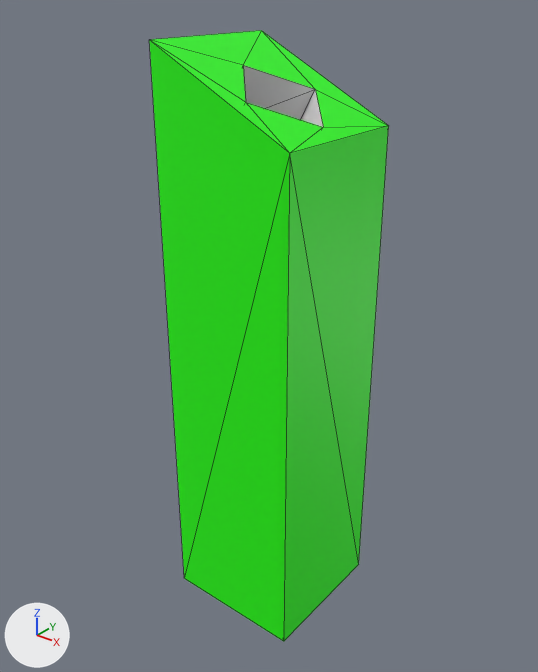
Before and after pictures for a commit that changed the glTF model blender/gCubeConsole.gltf.
Before and after are seen from a camera (50 mm lens) standing at (5.66, -7.2, 8.69) and looking at (-0.13, 0.04, 4.2). Lighting does not change. The marker at lower left points along +X, +Y and +Z. Mesh edges are drawn as thin lines. Vertices at the same position are counted once.
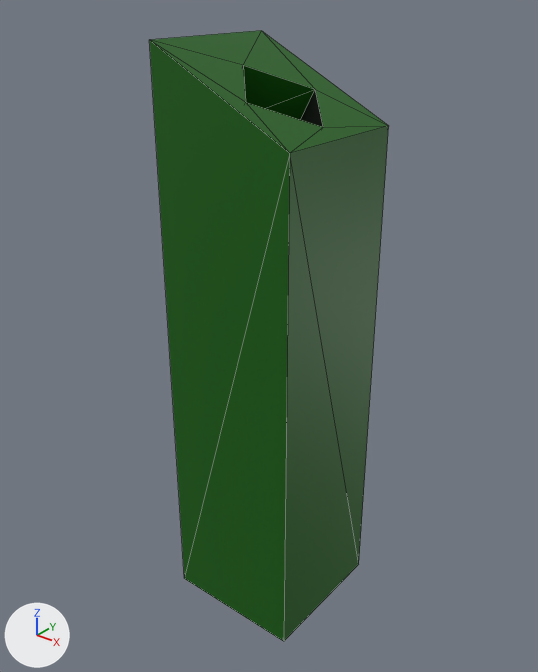
The newer file is also turned or shifted as a whole; pictures and numbers use the older file's frame.

What differs and where, as boxes (x1, y1, x2, y2) in the pictures (538 x 672 px):
'Cube.005', recoloured, surface changed
    both: (149, 30, 389, 641)
part 1 of me_cube_005, recoloured (white to black)
    both: (301, 90, 323, 127)
part 2 of me_cube_005, recoloured
    both: (149, 30, 389, 641)

Diff of the bpy script that builds the scene:
```diff
--- a/blender/gCubeConsole.gltf.py
+++ b/blender/gCubeConsole.gltf.py
@@ mat_material @@
 mat_material = principled_material('Material')
-mat_material.base_color = (0.8, 0.8, 0.8)  # white #e7e7e7
+mat_material.base_color = (0.00444, 0.113, 0.0)  # dark green #0e5e00
 mat_material.roughness = 0.4
@@ mat_material_009 @@
+mat_material_009 = principled_material('Material.009')
+mat_material_009.base_color = (0.0, 0.0, 0.0)  # black #000000
@@ me_cube_005 @@
 me_cube_005.from_pydata(...)  # 16 vertices, 28 faces; spans x -1.0..1.0, y -1.0..1.0, z -1.0..7.0
 # used by ob_cube_005; location = (-0.03, 0.01, 1.03)
+# me_cube_005 part 1: 8 faces spanning x -0.8..0.78, y -0.75..0.57, z 5.33..6.7 switch from mat_material (white #e7e7e7) to mat_material_009 (black #000000)
+# me_cube_005 part 2: 18 faces spanning x -1.0..1.0, y -1.0..1.0, z -1.0..7.0 switch from mat_material_013 (green #22ff00) to mat_material (dark green #0e5f00)
```
